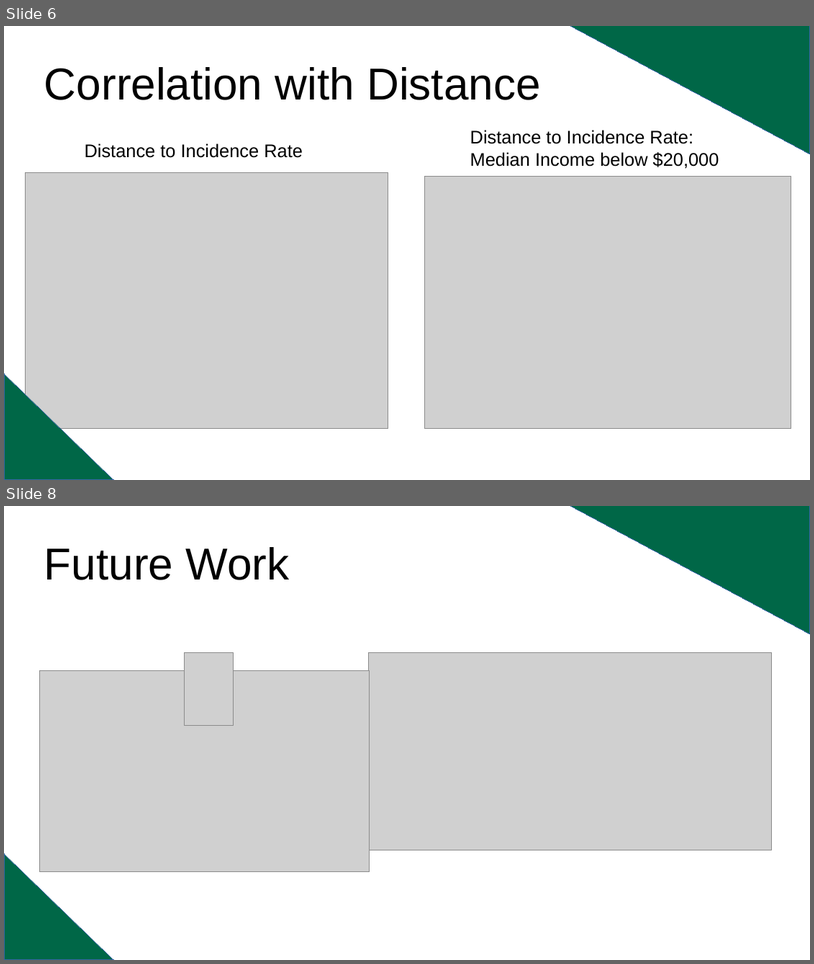
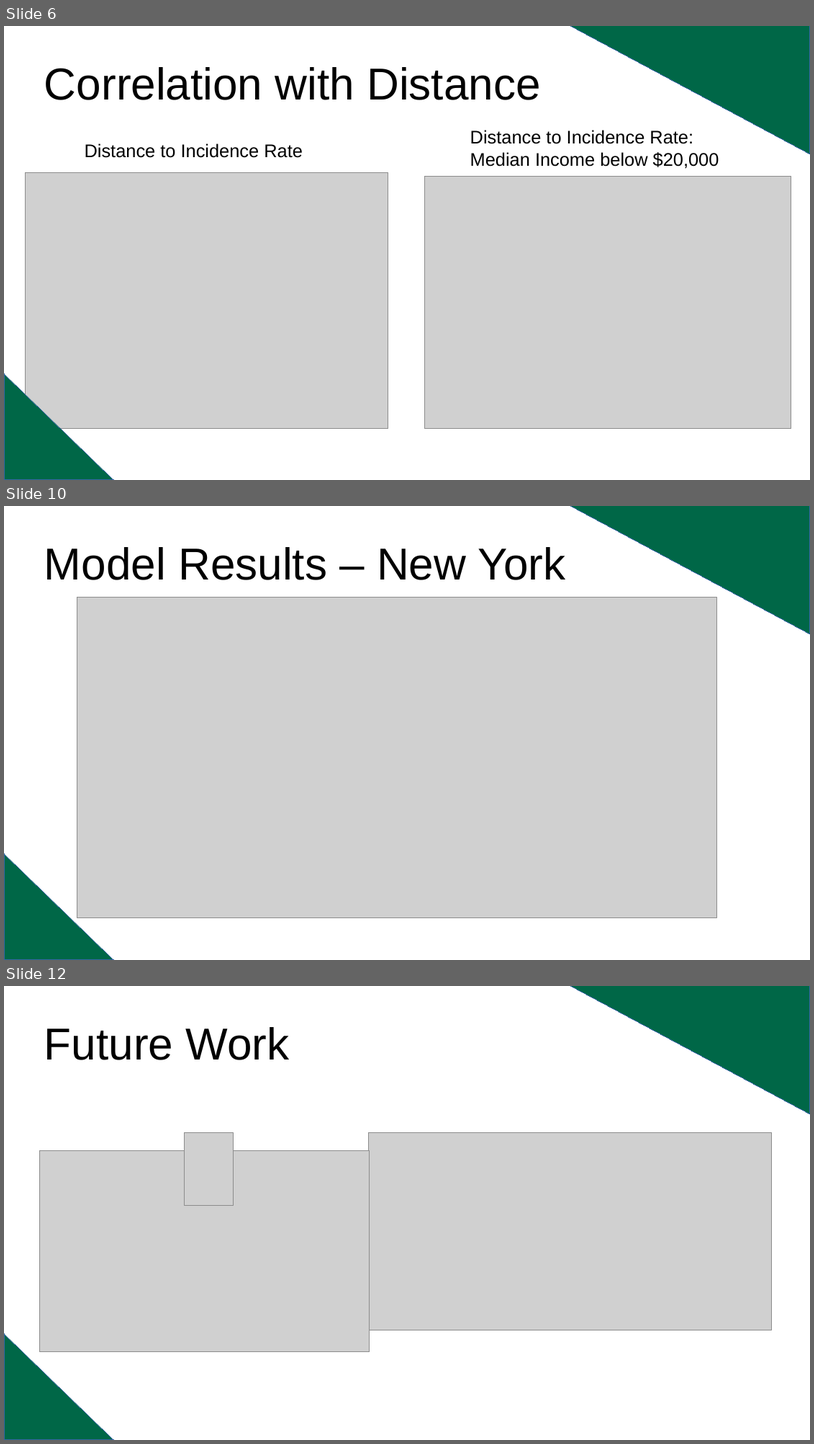
Before and after one commit to arturoAltamirano/arturoAltamirano, a slide deck: finalPresentation_arturoAltamirano.odp. Shown one above the other, each under a label of ours: slides 6 and 8 before the commit, slides 6, 10 and 12 after it; the slides between them are not shown. The pictures are 814x964 and 814x1444 pixels, drawn with LibreOffice and Linux fonts; fonts in the diff are those of the drawing; grey boxes stand for pictures. Boxes give left, top, right and bottom in pixels: in the first picture for what was removed or moved away, otherwise in the second. Text is boxed around its words. In the diff, an @@ line names an element or a change of style, - is before the commit and + after.

```diff
--- a/finalPresentation_arturoAltamirano.odp
+++ b/finalPresentation_arturoAltamirano.odp
@@ slide 10 added at box(4, 506, 810, 960), background #FFFFFF @@
@@ right triangle added at box(571, 506, 810, 634), fill #006747, outline #3465A4 0 pt @@
@@ title added at box(44, 547, 566, 580), 44 pt, text #000000 @@
+Model Results – New York
@@ picture added at box(77, 597, 718, 917) @@
@@ right triangle added at box(4, 854, 113, 960), fill #006747, outline #3465A4 0 pt @@
@@ what was slide 8 is now slide 12 @@
```
Also in this commit, not shown: 4 other slides added, 1 slide removed, 2 other files.
